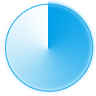
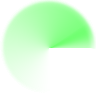
Two versions of the same layered image (96x96). Layer-by-layer changes:
added layer "レイヤー 3" above "レイヤー 2" over [0, 0, 96, 93]
hid "レイヤー 2" over [5, 3, 94, 92]
hid "レイヤー 1" over [0, 0, 96, 95]
